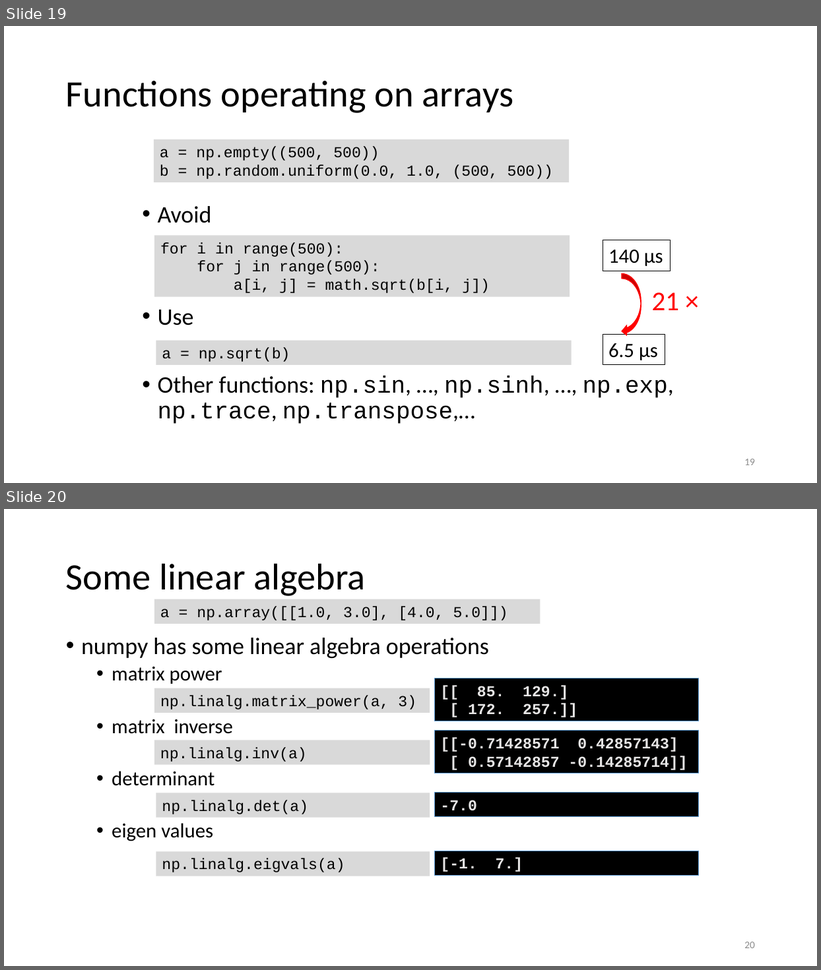
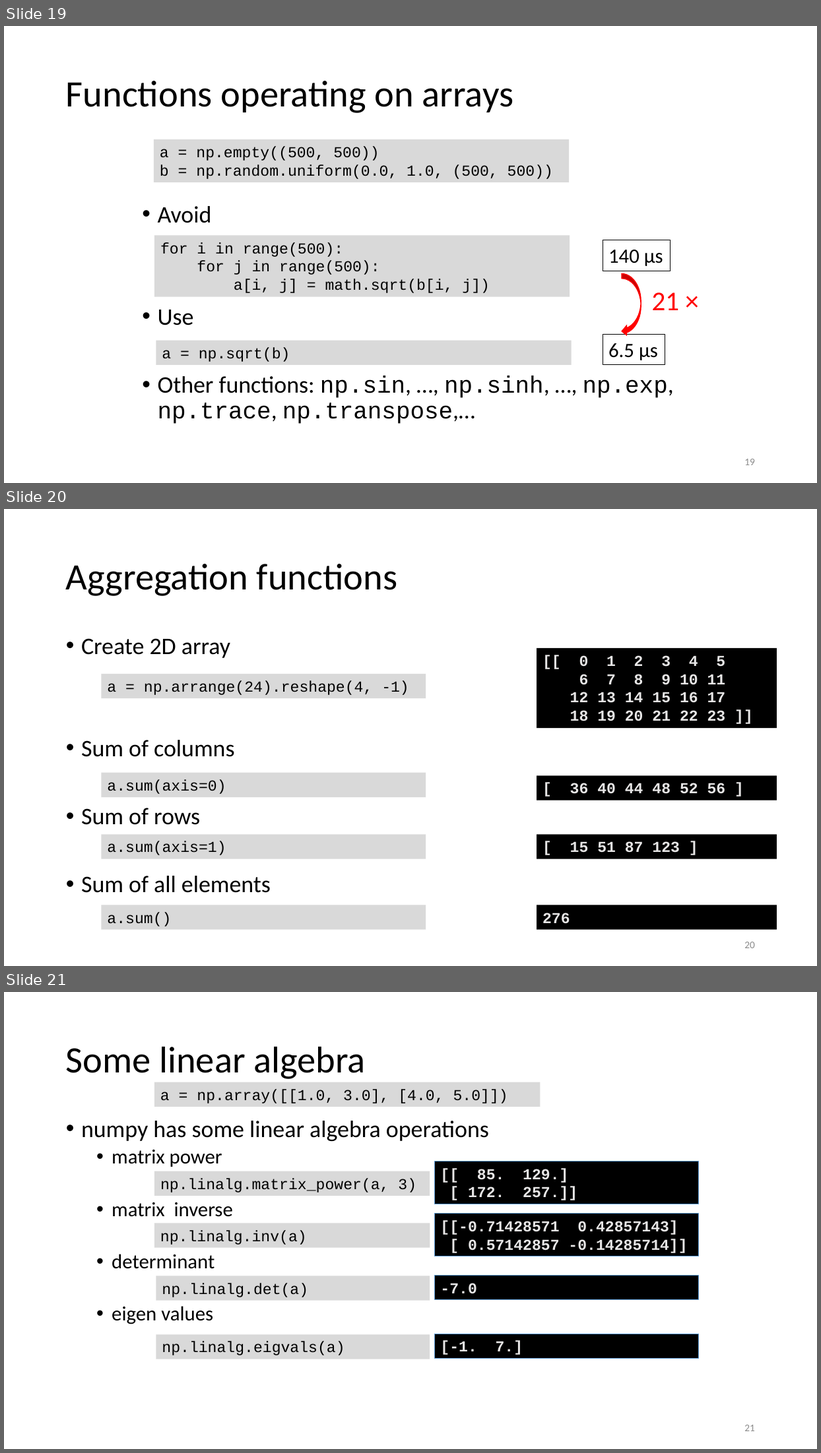
Before and after one commit to gjbex/Scientific-Python, a slide deck: scientific_python.pptx. Shown one above the other, each under a label of ours: slides 19 and 20 before the commit, slides 19, 20 and 21 after it. The pictures are 821x970 and 821x1453 pixels, drawn with LibreOffice and Linux fonts; fonts in the diff are those of the drawing. Boxes give left, top, right and bottom in pixels: in the first picture for what was removed or moved away, otherwise in the second. Text is boxed around its words. In the diff, an @@ line names an element or a change of style, - is before the commit and + after.

Commit message:
Add discussion of axes for aggregation functions

```diff
--- a/scientific_python.pptx
+++ b/scientific_python.pptx
@@ slide 20 added at [4, 509, 817, 966], background #FFFFFF @@
@@ title added at [66, 564, 397, 596], 44 pt, text #000000 @@
+Aggregation functions
@@ text added at [81, 638, 271, 893], 28 pt, text #000000 @@
+• Create 2D array
+• Sum of columns
+• Sum of rows
+• Sum of all elements
@@ rectangle added at [537, 648, 777, 728], fill #000000, 18 pt, text #E7E6E6, bold @@
+[[ 0 1 2 3 4 5
+6 7 8 9 10 11
+12 13 14 15 16 17
+18 19 20 21 22 23 ]]
@@ rectangle added at [102, 674, 426, 698], fill #D9D9D9, 18 pt, text #000000 @@
+a = np.arrange(24).reshape(4, -1)
@@ rectangle added at [102, 773, 426, 797], fill #D9D9D9, 18 pt, text #000000 @@
+a.sum(axis=0)
@@ rectangle added at [537, 776, 777, 801], fill #000000, 18 pt, text #E7E6E6, bold @@
+[ 36 40 44 48 52 56 ]
@@ rectangle added at [102, 835, 426, 859], fill #D9D9D9, 18 pt, text #000000 @@
+a.sum(axis=1)
@@ rectangle added at [537, 835, 777, 859], fill #000000, 18 pt, text #E7E6E6, bold @@
+[ 15 51 87 123 ]
@@ rectangle added at [102, 906, 426, 930], fill #D9D9D9, 18 pt, text #000000 @@
+a.sum()
@@ rectangle added at [537, 906, 777, 930], fill #000000, 18 pt, text #E7E6E6, bold @@
+276
@@ page number added at [745, 942, 755, 949], 12 pt, text #8C8C8C @@
+20
@@ what was slide 20 is now slide 21 @@
@@ page number at [745, 1425, 755, 1432]: text changed @@
-20
+21
```
Also in this commit, not shown: 2 other files.
